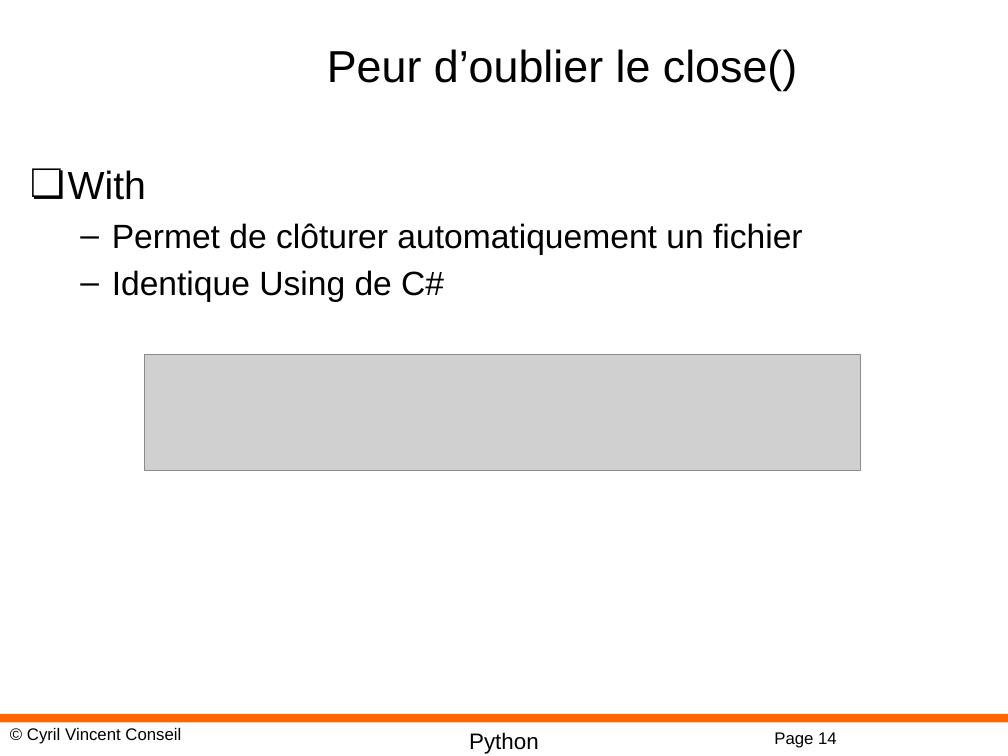
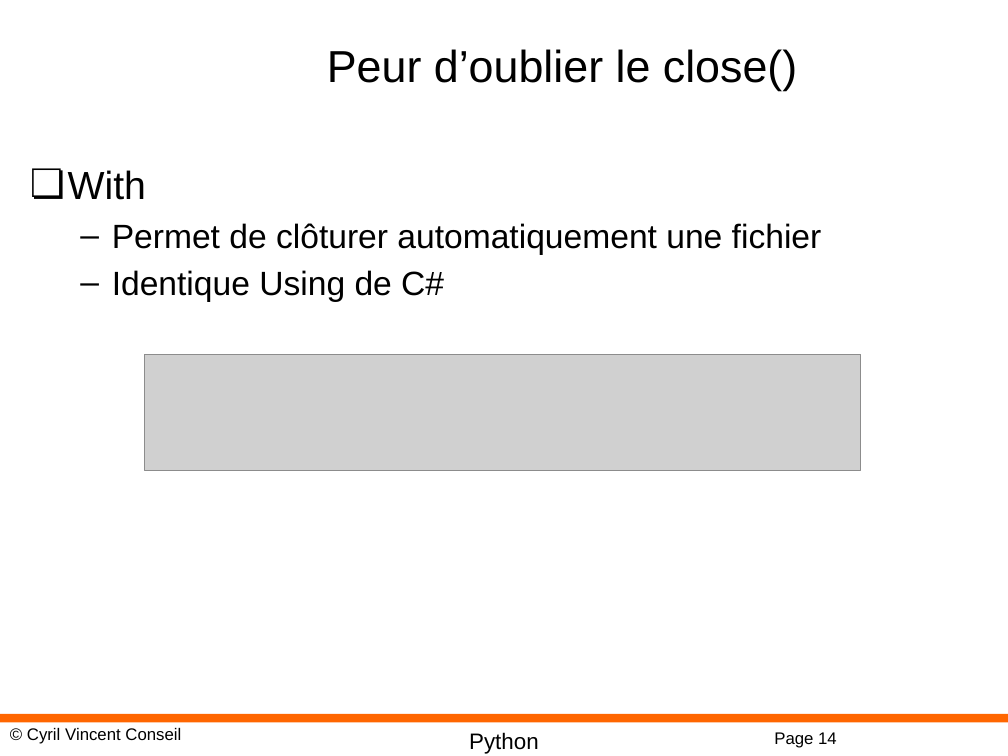
Before and after one commit to cyrilvincent/python, a slide deck: slide 14 of ppt/Python11-Sys.pptx. Drawn at 1008x756 pixels with LibreOffice and Linux fonts; fonts in the diff are those of the drawing; grey boxes stand for pictures; background and template pictures are left out. Boxes give left, top, right and bottom in pixels: in the first picture for what was removed or moved away, otherwise in the second. Text is boxed around its words. In the diff, an @@ line names an element or a change of style, - is before the commit and + after.

```diff
--- a/ppt/Python11-Sys.pptx
+++ b/ppt/Python11-Sys.pptx
@@ text at box(112, 223, 822, 255): text changed @@
-  – Permet de clôturer automatiquement un fichier
+  – Permet de clôturer automatiquement une fichier
```
Also in this commit, not shown: 1 other slide changed, 4 other files.
